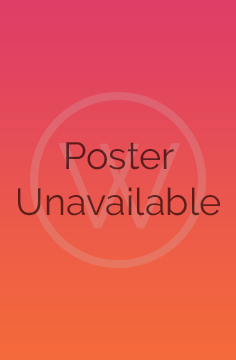
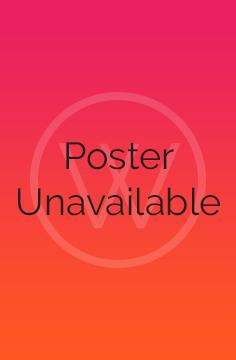
The second w=236, h=360 image is a revision of the first. Changes to its layers:
"Poster Unavailable": opacity 75% → 100% over [18,142,220,216]
"Group 1": opacity 20% → 15% over [30,92,206,268]
